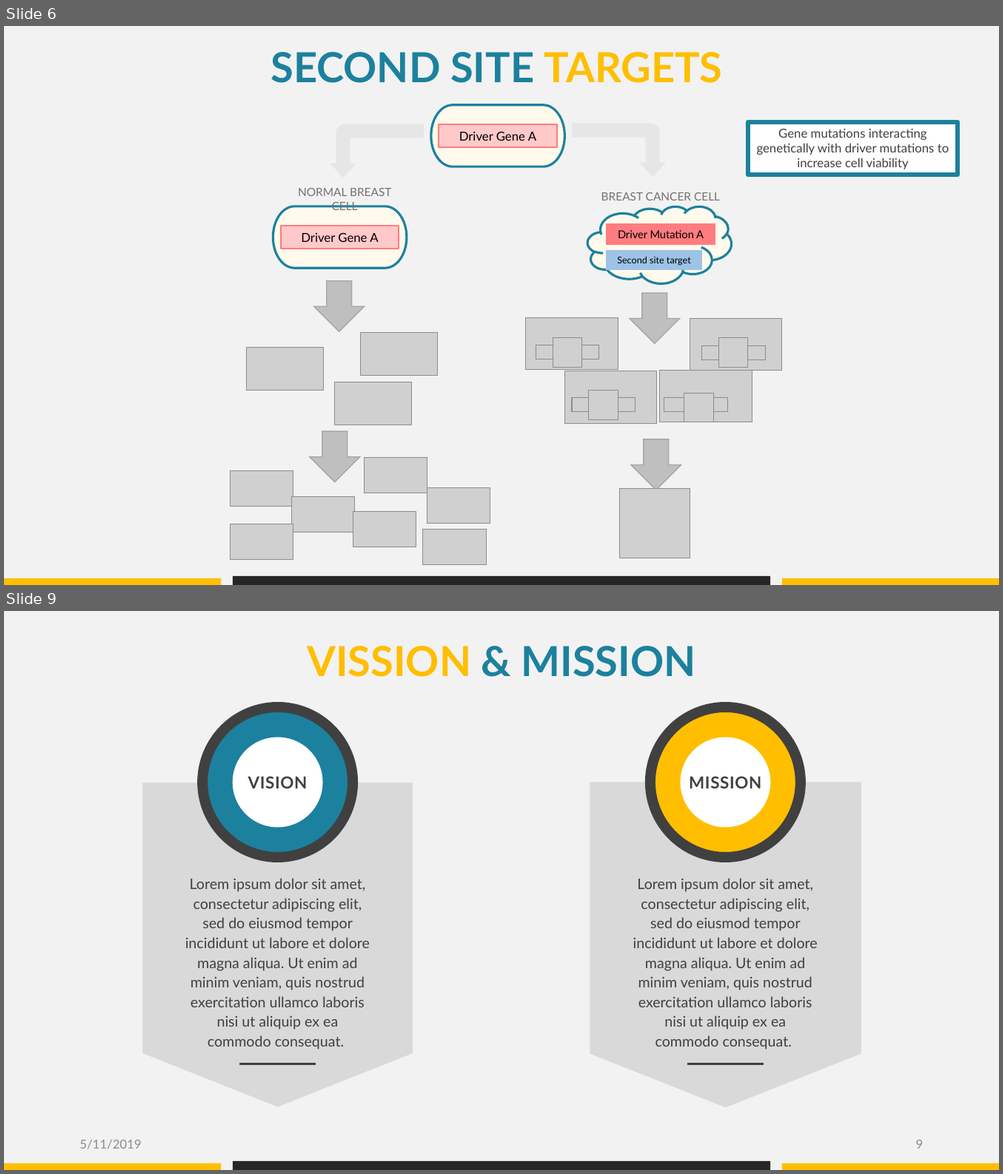
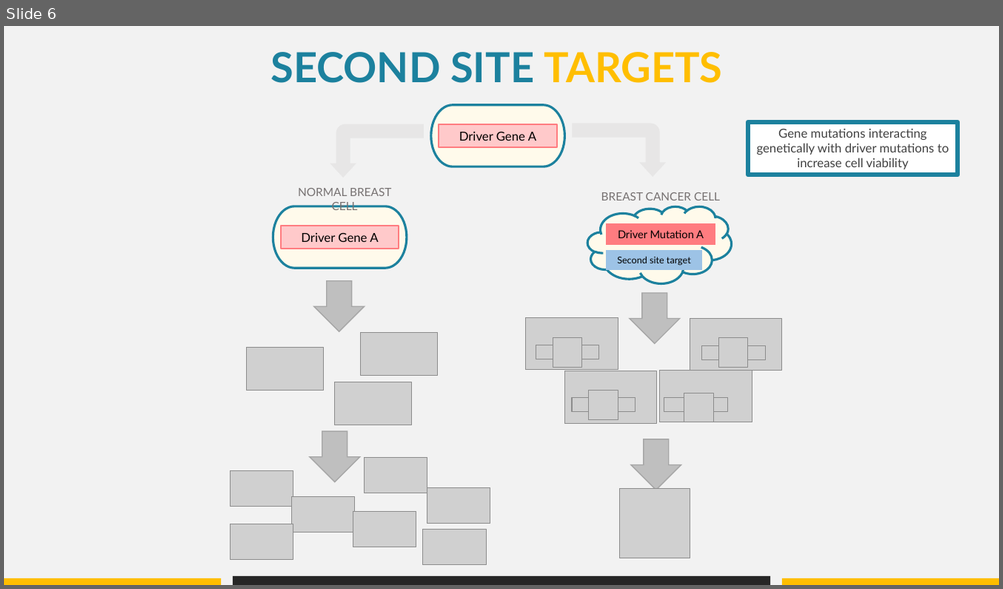
Before and after one commit to datascience-mobi/group-04-project-1-4, a slide deck: Project proposal_presentation_V1.pptx. Shown one above the other, each under a label of ours: slides 6 and 9 before the commit, slide 6 after it; the slides between them are not shown. The pictures are 1003x1174 and 1003x589 pixels, drawn with LibreOffice and Linux fonts; fonts in the diff are those of the drawing; grey boxes stand for pictures. Boxes give left, top, right and bottom in pixels: in the first picture for what was removed or moved away, otherwise in the second. Text is boxed around its words. In the diff, an @@ line names an element or a change of style, - is before the commit and + after.

```diff
--- a/Project proposal_presentation_V1.pptx
+++ b/Project proposal_presentation_V1.pptx
@@ slide 9 removed at box(4, 611, 999, 1170), background #F2F2F2 @@
@@ text removed at box(307, 646, 696, 677) @@
-VISSION & MISSION
@@ ellipse removed at box(202, 707, 353, 857) @@
@@ ellipse removed at box(650, 707, 800, 857) @@
@@ ellipse removed at box(233, 737, 323, 827) @@
@@ ellipse removed at box(680, 737, 770, 827) @@
@@ pentagon arrow removed at box(142, 782, 412, 1108) @@
@@ text removed at box(248, 776, 307, 789) @@
-VISION
@@ pentagon arrow removed at box(590, 782, 861, 1108) @@
@@ text removed at box(688, 776, 761, 789) @@
-MISSION
@@ text removed at box(185, 878, 370, 1050) @@
-Lorem ipsum dolor sit amet, consectetur adipiscing elit, sed do eiusmod tempor incididunt ut labore et dolore magna aliqua. Ut enim ad minim veniam, quis nostrud exercitation ullamco laboris nisi ut aliquip ex ea commodo consequat.
@@ text removed at box(633, 878, 817, 1050) @@
-Lorem ipsum dolor sit amet, consectetur adipiscing elit, sed do eiusmod tempor incididunt ut labore et dolore magna aliqua. Ut enim ad minim veniam, quis nostrud exercitation ullamco laboris nisi ut aliquip ex ea commodo consequat.
@@ line removed from (240, 1065) to (316, 1065) @@
@@ line removed from (688, 1065) to (763, 1065) @@
@@ text removed at box(79, 1140, 141, 1150) @@
-5/11/2019
@@ page number removed at box(916, 1140, 923, 1149) @@
-9
@@ rectangle removed at box(4, 1164, 221, 1170) @@
@@ rectangle removed at box(233, 1162, 769, 1170) @@
@@ rectangle removed at box(782, 1164, 999, 1170) @@
```
Also in this commit, not shown: 24 slides changed, 3 slides added, 1 other slide removed, 2 other files.
